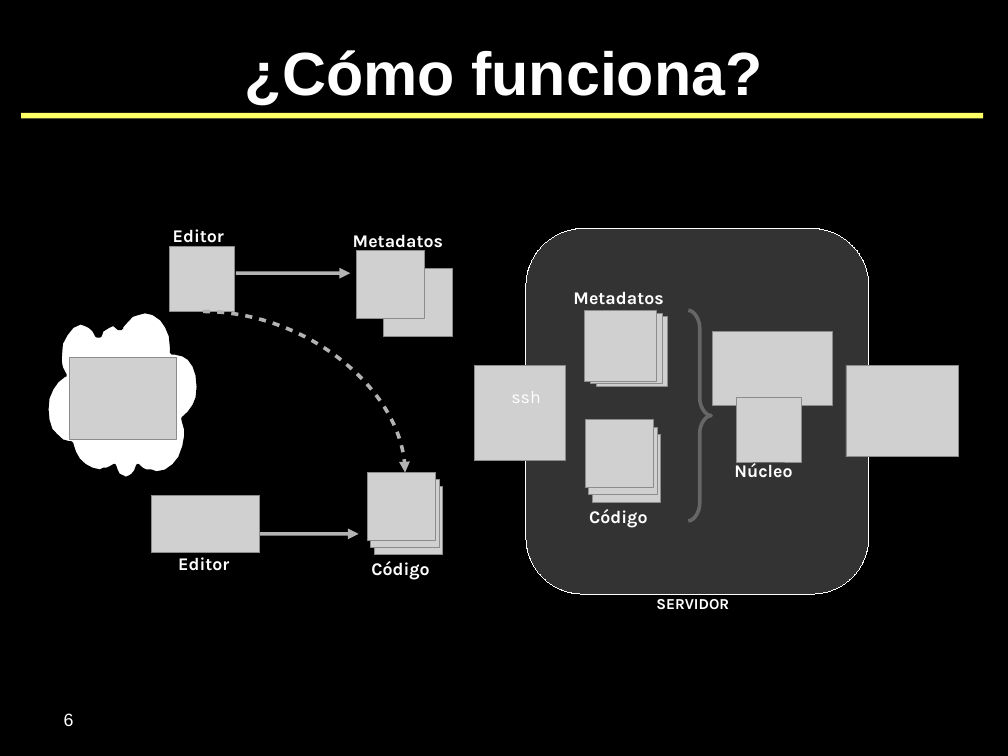
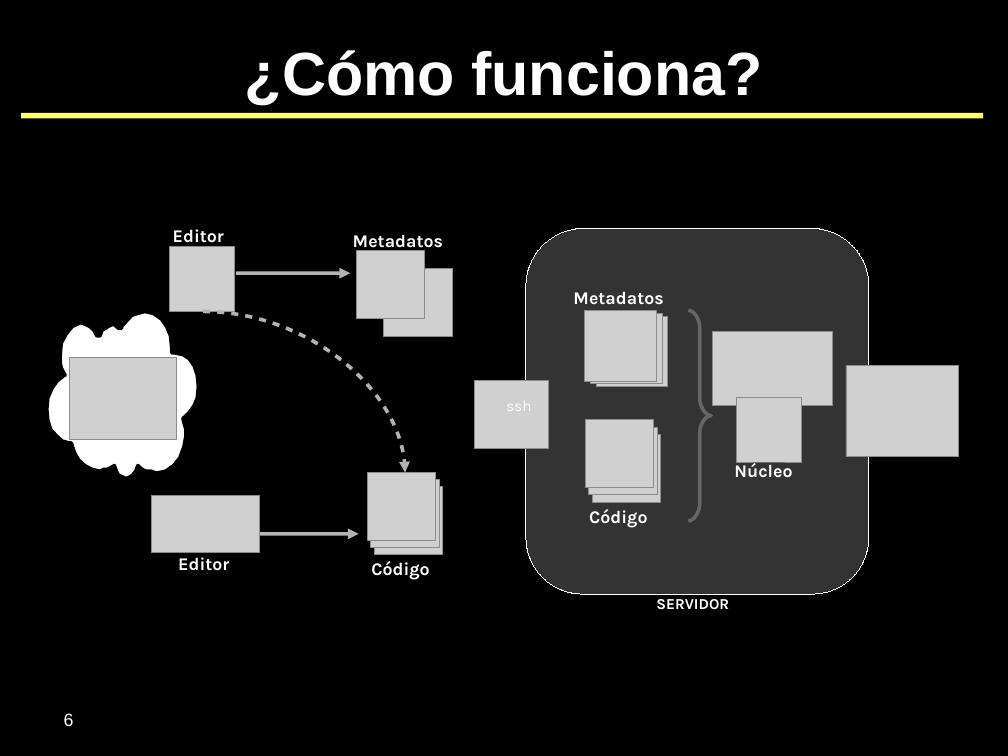
Before and after one commit to SIU-Toba/framework, a slide deck: slide 6 of doc/presentaciones/2007 - CafeConf.odp. Drawn at 1008x756 pixels with LibreOffice and Linux fonts; fonts in the diff are those of the drawing; grey boxes stand for pictures; background and template pictures are left out. Boxes give left, top, right and bottom in pixels: in the first picture for what was removed or moved away, otherwise in the second. Text is boxed around its words. In the diff, an @@ line names an element or a change of style, - is before the commit and + after.

```diff
--- a/doc/presentaciones/2007 - CafeConf.odp
+++ b/doc/presentaciones/2007 - CafeConf.odp
@@ picture: place and size @@
-picture at box(474, 366, 565, 461)
+picture at box(474, 381, 549, 449)
@@ text "ssh": place and size @@
-text "ssh" at box(511, 391, 540, 403)
+text "ssh" at box(506, 401, 531, 411)
@@ text "ssh" at box(506, 401, 531, 411): size 14 to 12 pt @@
```
Also in this commit, not shown: 1 other file.
